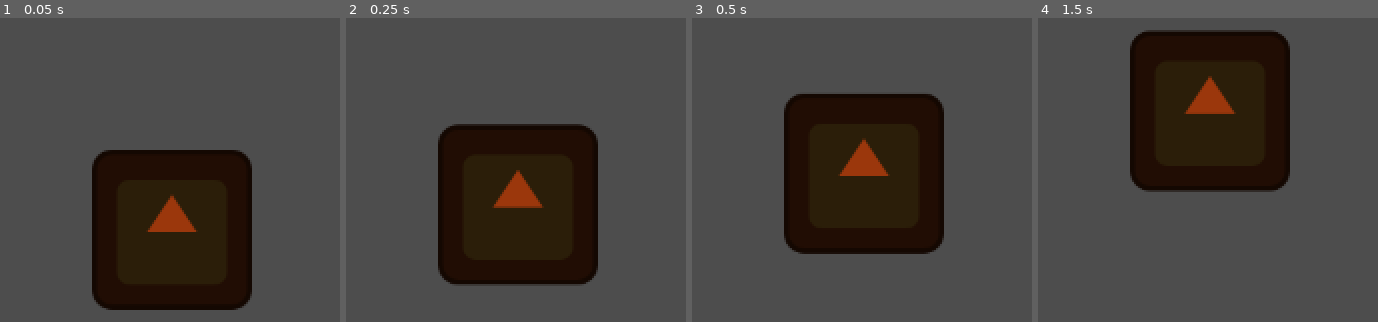
Above: before the commit, frames 1-4 (left to right).
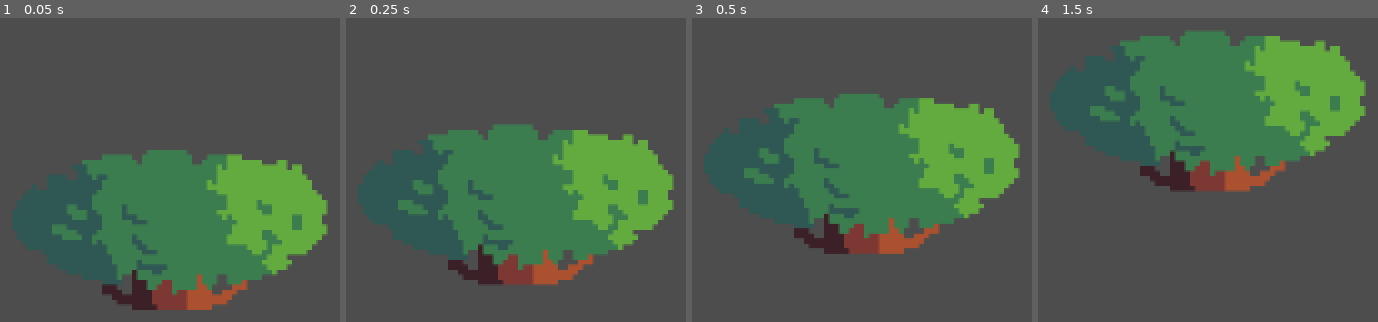
Above: after the commit, the same moments.

Repository: pjz987/growing
Game: Godot game, scene res://tree_trunk.tscn
Two runs of this game, one before a commit and one after it. Both use one fixed random seed, a clock stepped at 60 frames per second and the inputs below. This scene is started directly instead of the project's main scene. The engine's default icon, where the game draws it, is replaced by a stand-in: a white triangle on a blue panel in a dark square.
Inputs (mouse positions are in pixels of both pictures, inside the frame that each line leads up to):
- Up to frame 1 (0.05 s): no input
- Up to frame 2 (0.25 s): no input
- Up to frame 3 (0.5 s): no input
- Up to frame 4 (1.5 s): move the mouse to (1211, 173) at 0.52 s; hold D (move_right) from 0.53 s (still down); click (1211, 173) at 0.67 s; tap Space (jump) at 0.77 s; tap Enter at 1.25 s; move the mouse to (outside the picture) at 1.27 s; click (outside the picture) at 1.42 s

The runs differ from the first frame. In frame 1, 37% of the frame differs, in the area x 3-97%, y 43-97%; in frame 2, 37%; in frame 3, 37%; in frame 4, 37%, in the area x 3-97%, y 3-58%.

Commit message:
got tree sprout/trunk/top working
in this version there is a bug where you can see the tree trunk behind the tree top right when it starts growing. also, the sprout was turning into a trunk and growing too quickly, so I threw in some awkward code into the TreeBase._input function that sets a .2 second timeout

Diff:
--- a/tree_base.gd
+++ b/tree_base.gd
@@ -3,6 +3,12 @@
 
 var tree_trunks: Array[StaticBody2D] = []
 var my_trunk_maker = TrunkMaker.new()
+const TREE_BASE = preload("res://assets/tree-base.png")
+const TREE_SPROUT = preload("res://assets/sprout.png")
+var is_sprout := true
+
+func _ready() -> void:
+	$Sprite2D.texture = TREE_SPROUT
 
 func _create_trunk():
 	var new_trunk = my_trunk_maker.make_trunk(position, self)
@@ -10,7 +16,16 @@
 	input_pickable = false
 
 func _input(event: InputEvent) -> void:
-	super._input(event)
+	if event is InputEventMouseButton and is_mouse_over and not is_growing:
+		if event.button_index == MOUSE_BUTTON_LEFT:
+			if is_sprout:
+				is_growing = true
+				is_sprout = false
+				$Sprite2D.texture = TREE_BASE
+				await get_tree().create_timer(0.2).timeout
+				is_growing = false
+			else:
+				_create_trunk()
 
 func _on_mouse_entered() -> void:
 	super._on_mouse_entered()
--- a/tree_base.tscn
+++ b/tree_base.tscn
@@ -1,7 +1,6 @@
-[gd_scene load_steps=4 format=3 uid="uid://cm72xli1u4mr2"]
+[gd_scene load_steps=3 format=3 uid="uid://cm72xli1u4mr2"]
 
-[ext_resource type="Script" uid="uid://bo0bmw5fn8uir" path="res://tree.gd" id="1_nnvrw"]
-[ext_resource type="Texture2D" uid="uid://dxipn0fbakkaf" path="res://assets/tree-trunk.png" id="2_nnvrw"]
+[ext_resource type="Script" uid="uid://bo0bmw5fn8uir" path="res://tree_base.gd" id="1_nnvrw"]
 
 [sub_resource type="RectangleShape2D" id="RectangleShape2D_brfkd"]
 size = Vector2(16, 32)
@@ -13,8 +12,7 @@
 [node name="CollisionShape2D" type="CollisionShape2D" parent="."]
 shape = SubResource("RectangleShape2D_brfkd")
 
-[node name="Sprite" type="Sprite2D" parent="."]
-texture = ExtResource("2_nnvrw")
+[node name="Sprite2D" type="Sprite2D" parent="."]
 
 [connection signal="mouse_entered" from="." to="." method="_on_mouse_entered"]
 [connection signal="mouse_exited" from="." to="." method="_on_mouse_exited"]
--- a/tree_trunk.gd
+++ b/tree_trunk.gd
@@ -3,11 +3,14 @@
 
 var tree_base: StaticBody2D
 var my_trunk_maker = TrunkMaker.new()
-
+const TREE_TRUNK = preload("res://assets/tree-trunk.png")
+const TREE_TOP = preload("res://assets/tree-top.png")
 func _ready() -> void:
+	$Sprite2D.texture = TREE_TOP
 	grow()
 
 func _create_trunk():
+	$Sprite2D.texture = TREE_TRUNK
 	var new_trunk = my_trunk_maker.make_trunk(position, tree_base)
 	input_pickable = false
 	tree_base.tree_trunks.append(new_trunk)
--- a/tree_trunk.tscn
+++ b/tree_trunk.tscn
@@ -1,7 +1,7 @@
 [gd_scene load_steps=4 format=3 uid="uid://cdm278c68si7d"]
 
 [ext_resource type="Script" uid="uid://kh50xqr48jhm" path="res://tree_trunk.gd" id="1_8fnex"]
-[ext_resource type="Texture2D" uid="uid://dbn2qk4vitiwf" path="res://icon.svg" id="2_uenuv"]
+[ext_resource type="Texture2D" uid="uid://dxipn0fbakkaf" path="res://assets/tree-trunk.png" id="2_uenuv"]
 
 [sub_resource type="RectangleShape2D" id="RectangleShape2D_sb8ko"]
 size = Vector2(32, 32)
@@ -14,9 +14,7 @@
 [node name="CollisionShape2D" type="CollisionShape2D" parent="."]
 shape = SubResource("RectangleShape2D_sb8ko")
 
-[node name="Icon" type="Sprite2D" parent="."]
-modulate = Color(0.607811, 0.215425, 0.0468462, 1)
-scale = Vector2(0.25, 0.25)
+[node name="Sprite2D" type="Sprite2D" parent="."]
 texture = ExtResource("2_uenuv")
 
 [connection signal="mouse_entered" from="." to="." method="_on_mouse_entered"]
Not shown, added: .tree_trunk.gd.swp
